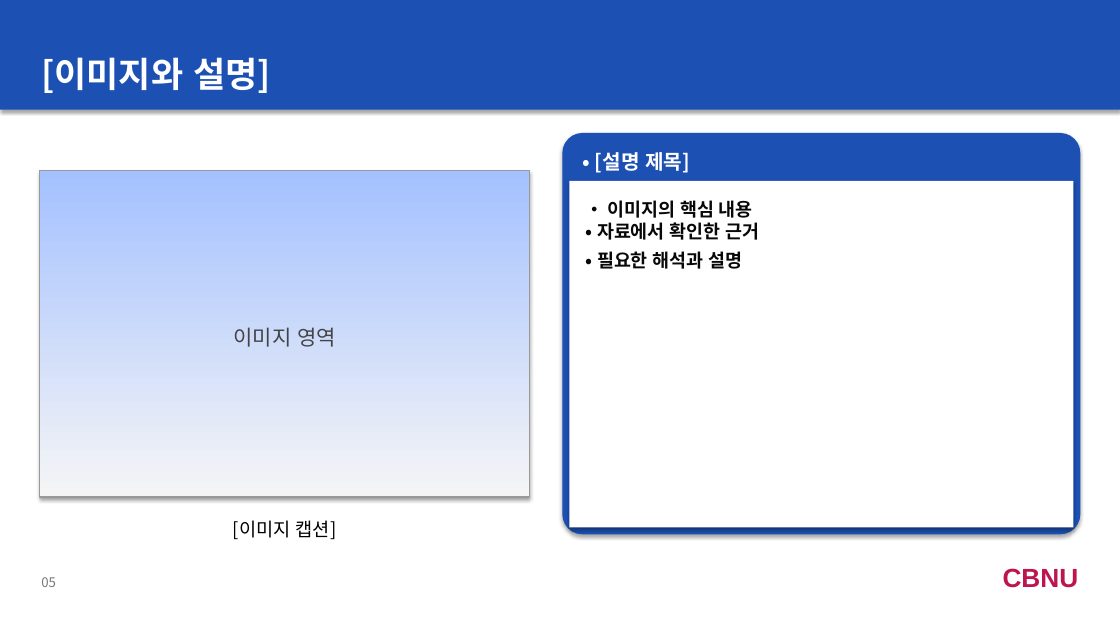
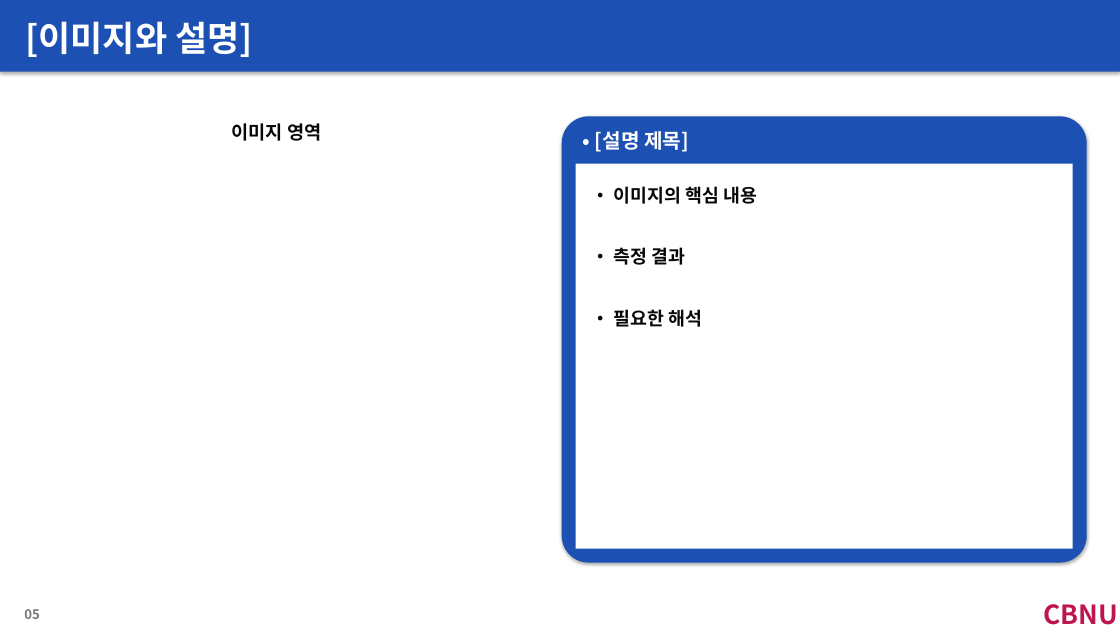
Before and after one commit to Minjea31/ppt_workspace, a slide deck: slide 5 of templet/base.pptx. Drawn at 1120x630 pixels with LibreOffice and Linux fonts; fonts in the diff are those of the drawing. Boxes give left, top, right and bottom in pixels: in the first picture for what was removed or moved away, otherwise in the second. Text is boxed around its words. In the diff, an @@ line names an element or a change of style, - is before the commit and + after.

```diff
--- a/templet/base.pptx
+++ b/templet/base.pptx
@@ rectangle: place and size @@
-rectangle at bbox=[0, 0, 1120, 110]
+rectangle at bbox=[0, 0, 1120, 71]
@@ rectangle at bbox=[0, 0, 1120, 71]: shadow changed @@
@@ text "[이미지와 설명]": place and size @@
-text "[이미지와 설명]" at bbox=[41, 57, 271, 93]
+text "[이미지와 설명]" at bbox=[25, 21, 253, 57]
@@ text "이미지 영역": place and size @@
-text "이미지 영역" at bbox=[39, 171, 529, 497]
+text "이미지 영역" at bbox=[232, 123, 321, 141]
@@ text "이미지 영역" at bbox=[232, 123, 321, 141]: size 18 to 16 pt, text colour #444444 to #080808, bold on; more space between paragraphs; vertical alignment middle to top; fill gradient #F5F5F5 to #A4C4FF to none; outline #999999 1 pt to none; shadow off @@
@@ rounded rectangle: place and size @@
-rounded rectangle at bbox=[562, 133, 1081, 534]
+rounded rectangle at bbox=[562, 117, 1087, 563]
@@ rounded rectangle at bbox=[562, 117, 1087, 563]: shadow changed; proportions changed @@
@@ text "• [설명 제목]": place and size @@
-text "• [설명 제목]" at bbox=[595, 152, 690, 173]
+text "• [설명 제목]" at bbox=[595, 131, 689, 152]
@@ text "• [설명 제목]" at bbox=[595, 131, 689, 152]: size 17.2 to 17.3 pt @@
@@ rectangle: place and size @@
-rectangle at bbox=[570, 181, 1074, 527]
+rectangle at bbox=[576, 164, 1073, 549]
@@ rectangle at bbox=[576, 164, 1073, 549]: shadow off @@
@@ text at bbox=[614, 186, 757, 327]: text changed; size 15.8 to 15.7 pt @@
-• 이미지의 핵심 내용
-• 자료에서 확인한 근거
-• 필요한 해석과 설명
+• 이미지의 핵심 내용
+• 측정 결과
+• 필요한 해석
@@ text removed at bbox=[233, 520, 337, 540] @@
-[이미지 캡션]
@@ text "CBNU": place and size @@
-text "CBNU" at bbox=[1003, 568, 1079, 588]
+text "CBNU" at bbox=[1044, 604, 1119, 625]
@@ text "CBNU" at bbox=[1044, 604, 1119, 625]: size 22.5 to 22.6 pt, font Arial to Noto Sans CJK KR; more space between paragraphs @@
@@ text "05": place and size @@
-text "05" at bbox=[41, 577, 56, 587]
+text "05" at bbox=[24, 609, 40, 619]
@@ text "05" at bbox=[24, 609, 40, 619]: size 11.2 to 11.3 pt, bold on @@
```
Also in this commit, not shown: 6 other slides changed, 3 slides added, 1 slide removed, 39 other files.
